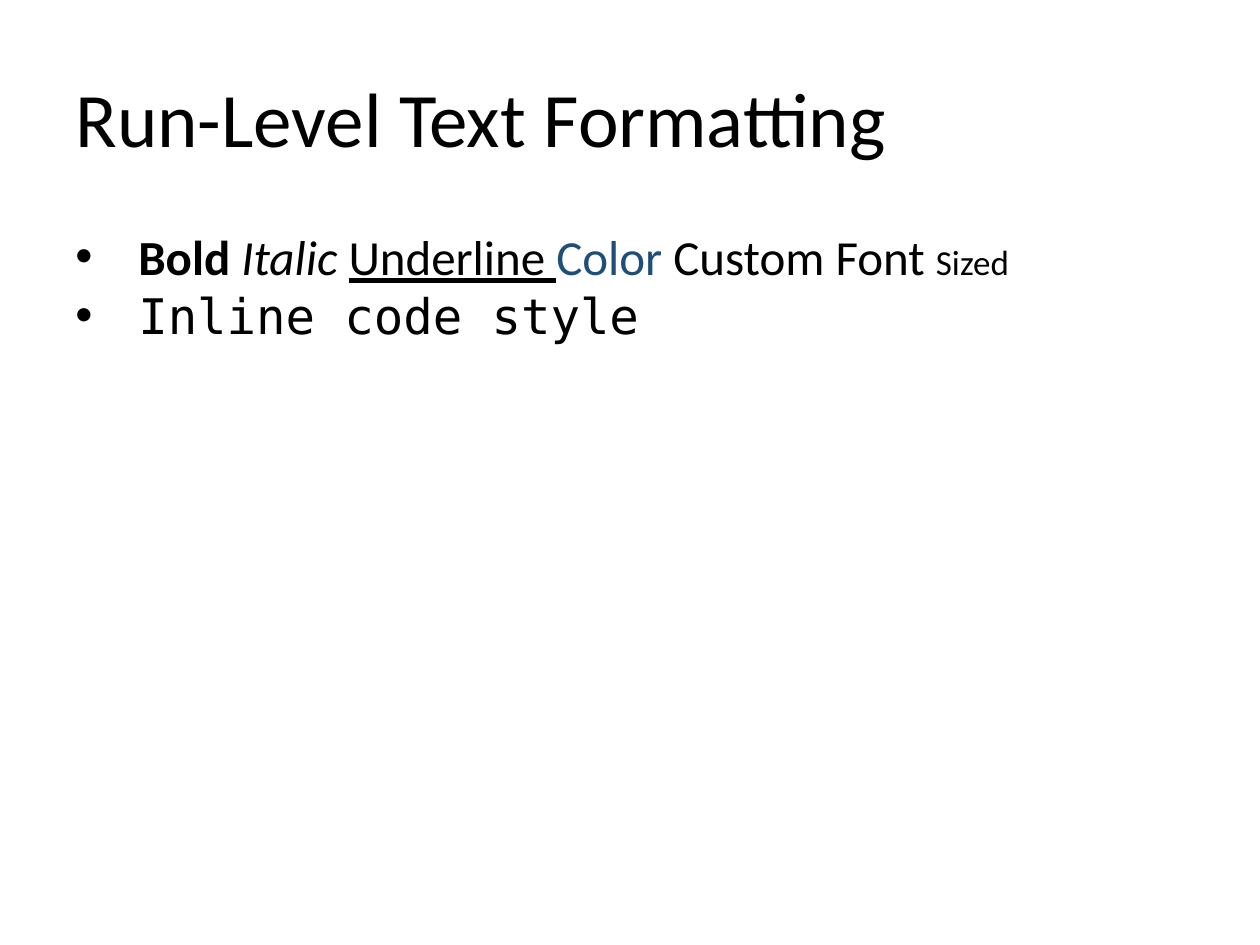
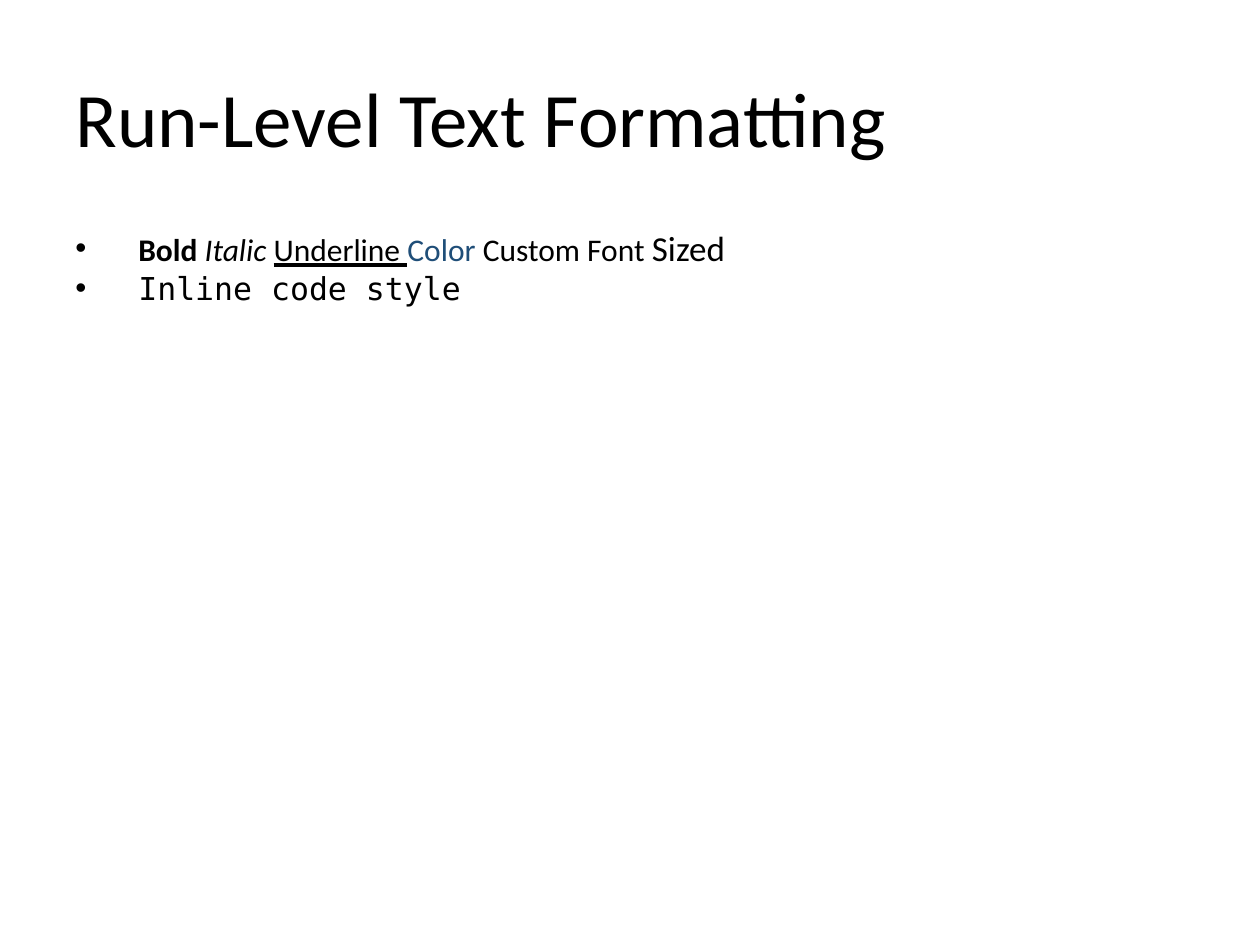
Before and after one commit to djinn-soul/gopptx, a slide deck: slide 4 of smoke_samples/gopptx_feature_showcase.pptx. Drawn at 1260x945 pixels with LibreOffice and Linux fonts; fonts in the diff are those of the drawing. Boxes give left, top, right and bottom in pixels: in the first picture for what was removed or moved away, otherwise in the second. Text is boxed around its words. In the diff, an @@ line names an element or a change of style, - is before the commit and + after.

```diff
--- a/smoke_samples/gopptx_feature_showcase.pptx
+++ b/smoke_samples/gopptx_feature_showcase.pptx
@@ text "Bold Italic Underline Color Custom ..." at [138, 236, 725, 307]: size 28 to 18 pt @@
```
Also in this commit, not shown: 4 other slides changed, 40 other files.
